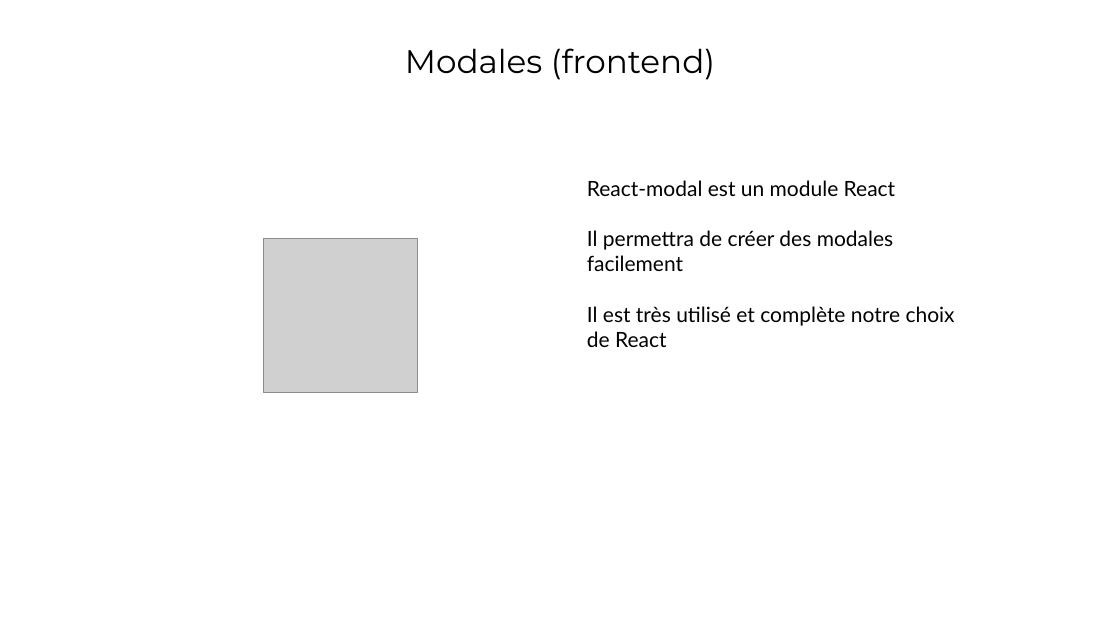
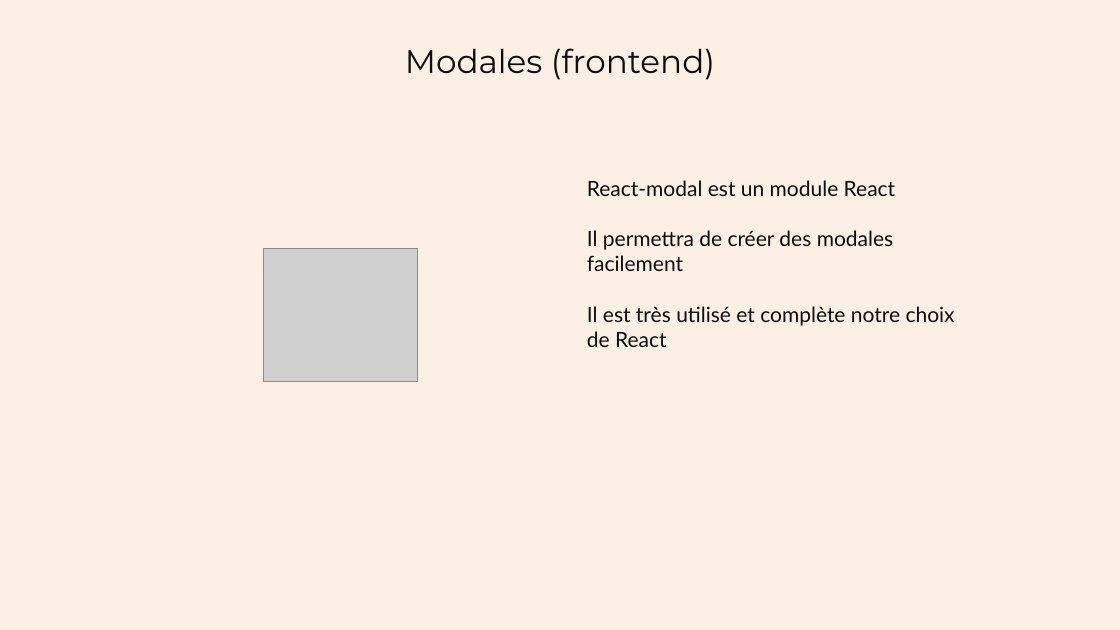
Before and after one commit to Arnaud-B-OC/oc-p4, a slide deck: slide 11 of Présentation - Solution Technique.pptx. Drawn at 1120x630 pixels with LibreOffice and Linux fonts; fonts in the diff are those of the drawing; grey boxes stand for pictures. Boxes give left, top, right and bottom in pixels: in the first picture for what was removed or moved away, otherwise in the second. Text is boxed around its words. In the diff, an @@ line names an element or a change of style, - is before the commit and + after.

```diff
--- a/Présentation - Solution Technique.pptx
+++ b/Présentation - Solution Technique.pptx
@@ background #FFFFFF to #FBF0E3 @@
@@ text "Modales (frontend)" at [405,48,715,80]: text colour #000000 to #0D0D0D @@
@@ text "React-modal est un module React" at [587,180,955,347]: text colour #000000 to #0D0D0D @@
@@ picture: place and size @@
-picture at [264,238,418,392]
+picture at [264,248,418,381]
```
Also in this commit, not shown: 11 other slides changed, 3 slides added, 2 slides removed.
